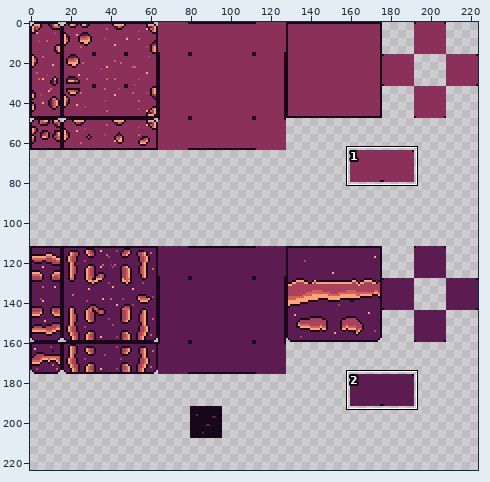
Two versions of one pixel-art file, code/Levels/Dungeons/Copper Paths/copper_paths.aseprite. The first picture is a wide view before the edit; the outline marks the close-up.
Close-up. The starting point:
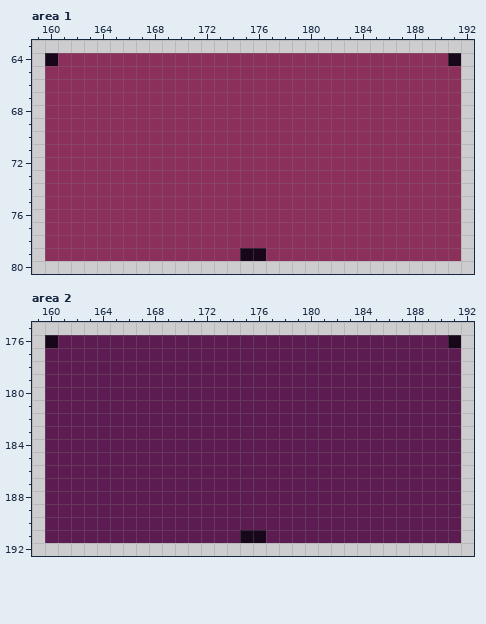
224x224 pixels, 1 frame. Shown: area 1: x 159..192, y 63..80; area 2: x 159..192, y 175..192. The commit also changed other parts of the picture, which this record leaves out.
Now the later version:
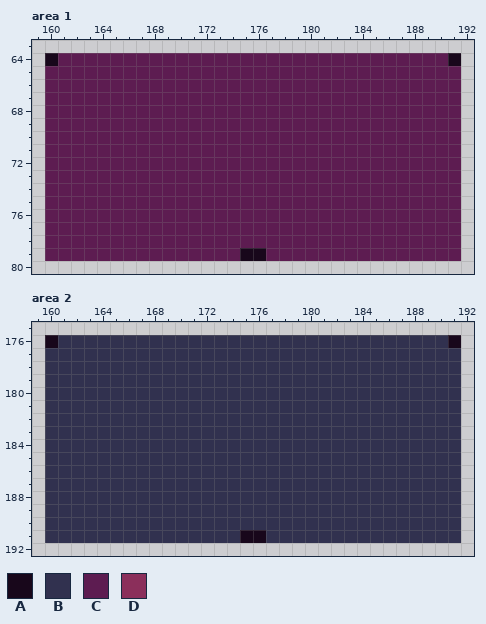
Palette (. is transparent): A #18071b  B #31314f  C #5d1c51  D #8b2f5b
Changes in this commit:
Changed rows in their new state; - is an unchanged pixel.
Area 1, layer "Ceilling":
first column x 160:
64 -CCCCCCCCCCCCCCCCCCCCCCCCCCCCCC-
65 CCCCCCCCCCCCCCCCCCCCCCCCCCCCCCCC
66 CCCCCCCCCCCCCCCCCCCCCCCCCCCCCCCC
67 CCCCCCCCCCCCCCCCCCCCCCCCCCCCCCCC
68 CCCCCCCCCCCCCCCCCCCCCCCCCCCCCCCC
69 CCCCCCCCCCCCCCCCCCCCCCCCCCCCCCCC
70 CCCCCCCCCCCCCCCCCCCCCCCCCCCCCCCC
71 CCCCCCCCCCCCCCCCCCCCCCCCCCCCCCCC
72 CCCCCCCCCCCCCCCCCCCCCCCCCCCCCCCC
73 CCCCCCCCCCCCCCCCCCCCCCCCCCCCCCCC
74 CCCCCCCCCCCCCCCCCCCCCCCCCCCCCCCC
75 CCCCCCCCCCCCCCCCCCCCCCCCCCCCCCCC
76 CCCCCCCCCCCCCCCCCCCCCCCCCCCCCCCC
77 CCCCCCCCCCCCCCCCCCCCCCCCCCCCCCCC
78 CCCCCCCCCCCCCCCCCCCCCCCCCCCCCCCC
79 CCCCCCCCCCCCCCC--CCCCCCCCCCCCCCC
Area 2, layer "Wall":
first column x 160:
176 -BBBBBBBBBBBBBBBBBBBBBBBBBBBBBB-
177 BBBBBBBBBBBBBBBBBBBBBBBBBBBBBBBB
178 BBBBBBBBBBBBBBBBBBBBBBBBBBBBBBBB
179 BBBBBBBBBBBBBBBBBBBBBBBBBBBBBBBB
180 BBBBBBBBBBBBBBBBBBBBBBBBBBBBBBBB
181 BBBBBBBBBBBBBBBBBBBBBBBBBBBBBBBB
182 BBBBBBBBBBBBBBBBBBBBBBBBBBBBBBBB
183 BBBBBBBBBBBBBBBBBBBBBBBBBBBBBBBB
184 BBBBBBBBBBBBBBBBBBBBBBBBBBBBBBBB
185 BBBBBBBBBBBBBBBBBBBBBBBBBBBBBBBB
186 BBBBBBBBBBBBBBBBBBBBBBBBBBBBBBBB
187 BBBBBBBBBBBBBBBBBBBBBBBBBBBBBBBB
188 BBBBBBBBBBBBBBBBBBBBBBBBBBBBBBBB
189 BBBBBBBBBBBBBBBBBBBBBBBBBBBBBBBB
190 BBBBBBBBBBBBBBBBBBBBBBBBBBBBBBBB
191 BBBBBBBBBBBBBBB--BBBBBBBBBBBBBBB
Boxes around the changes in both close-ups, in picture pixels (x1, y1, x2, y2):
changed: (45, 53, 461, 261)
changed: (45, 335, 461, 543)
